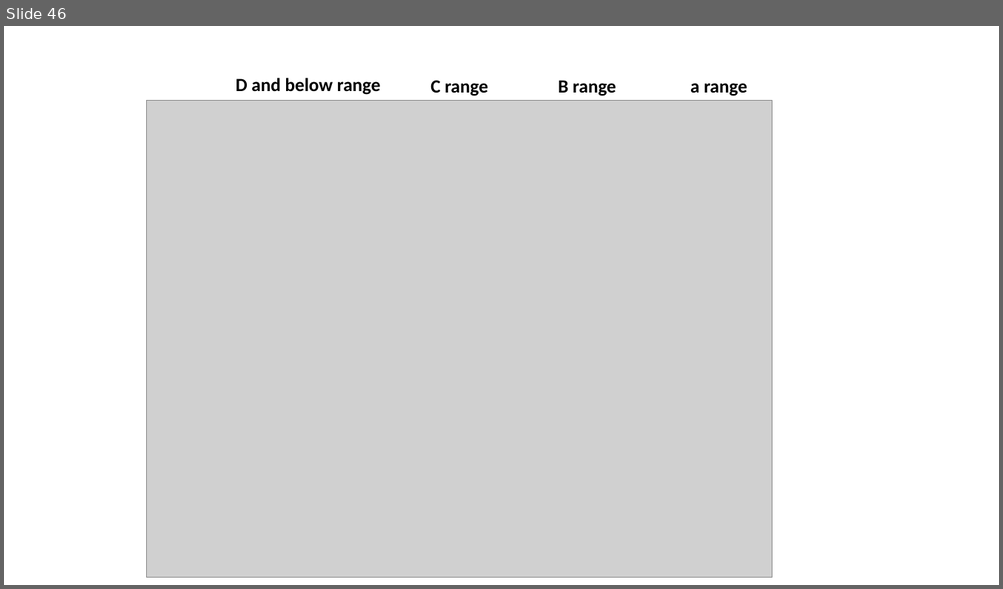
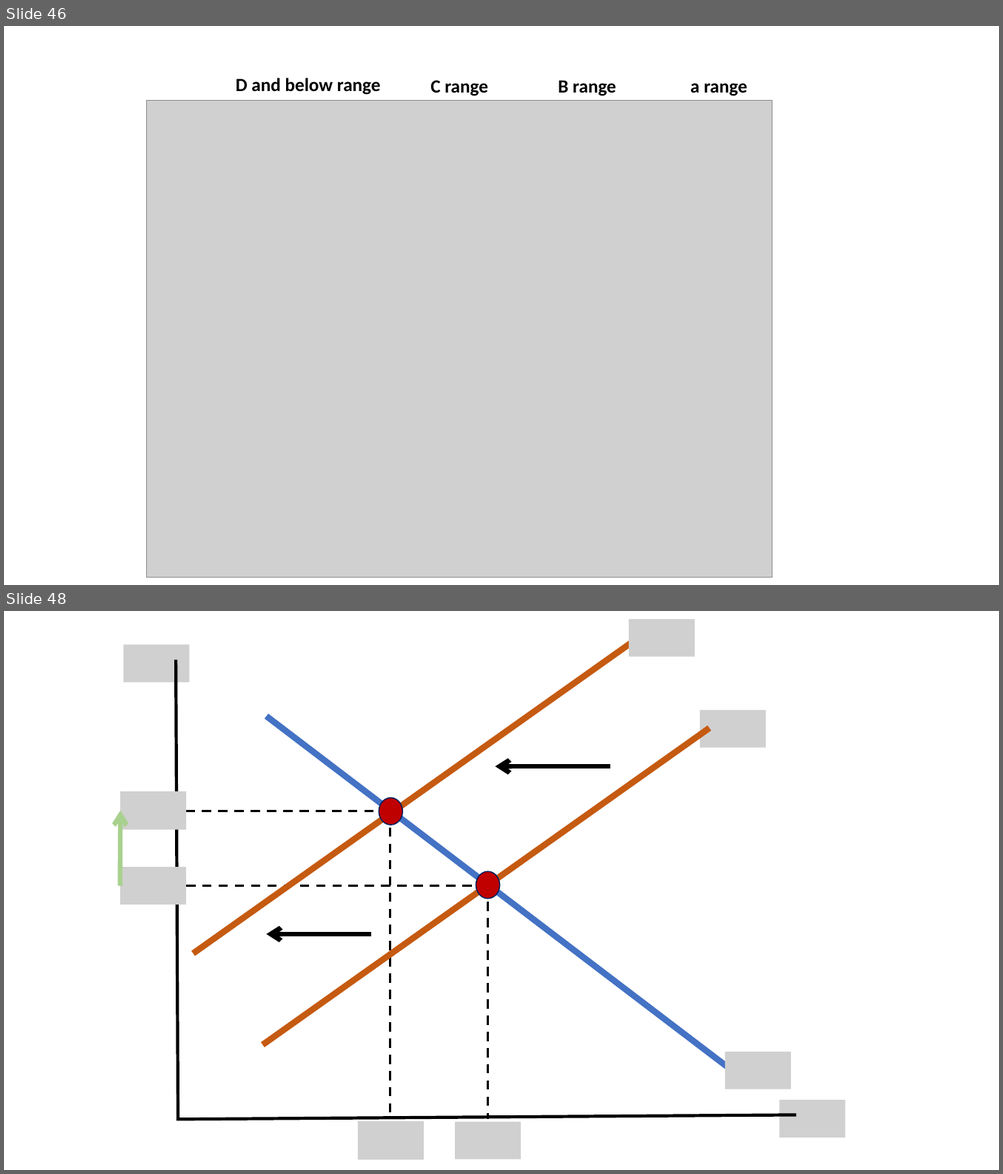
Before and after one commit to jrojas1003/EC-311, a slide deck: Slides/graph-maker.pptx. Shown one above the other, each under a label of ours: slide 46 before the commit, slides 46 and 48 after it; the slides between them are not shown. The pictures are 1003x589 and 1003x1174 pixels, drawn with LibreOffice and Linux fonts; fonts in the diff are those of the drawing; grey boxes stand for pictures. Boxes give left, top, right and bottom in pixels: in the first picture for what was removed or moved away, otherwise in the second. Text is boxed around its words. In the diff, an @@ line names an element or a change of style, - is before the commit and + after.

```diff
--- a/Slides/graph-maker.pptx
+++ b/Slides/graph-maker.pptx
@@ slide 48 added at [4,611,999,1170], background #FFFFFF @@
@@ picture added at [629,619,694,657] @@
@@ picture added at [123,644,189,682] @@
@@ line added from (193, 954) to (640, 636), #C55A11 6 pt @@
@@ freeform shape added at [176,660,796,1120], outline #000000 3 pt @@
@@ line added from (267, 716) to (741, 1078), #4472C4 6 pt @@
@@ picture added at [700,710,765,748] @@
@@ line added from (263, 1045) to (709, 728), #C55A11 6 pt @@
@@ arrow added from (610, 766) to (495, 766), #000000 4.5 pt @@
@@ picture added at [120,792,186,829] @@
@@ ellipse added at [378,798,402,825], fill #C00000, outline #002060 1 pt @@
@@ arrow added from (120, 886) to (120, 811), #A9D18E 4.5 pt @@
@@ line added from (390, 812) to (176, 812), #000000 2.25 pt dashed @@
@@ line added from (390, 812) to (390, 1119), #000000 2.25 pt dashed @@
@@ picture added at [120,867,186,904] @@
@@ ellipse added at [475,871,499,898], fill #C00000, outline #002060 1 pt @@
@@ line added from (487, 886) to (180, 886), #000000 2.25 pt dashed @@
@@ line added from (487, 886) to (487, 1120), #000000 2.25 pt dashed @@
@@ arrow added from (371, 934) to (267, 934), #000000 4.5 pt @@
@@ picture added at [725,1052,791,1089] @@
@@ picture added at [780,1100,845,1138] @@
@@ picture added at [358,1122,424,1160] @@
@@ picture added at [455,1122,521,1159] @@
```
Also in this commit, not shown: 5 other slides added.
